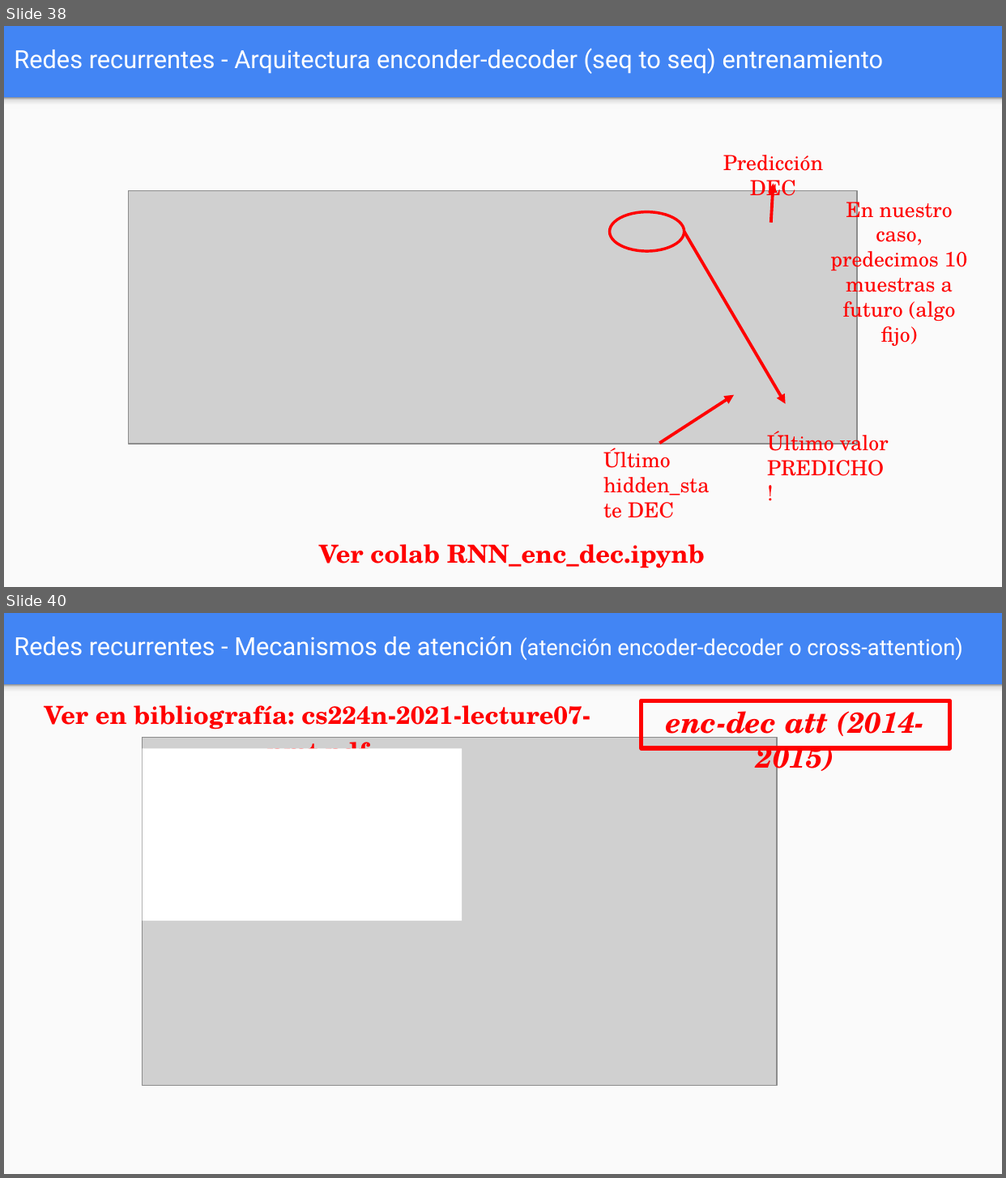
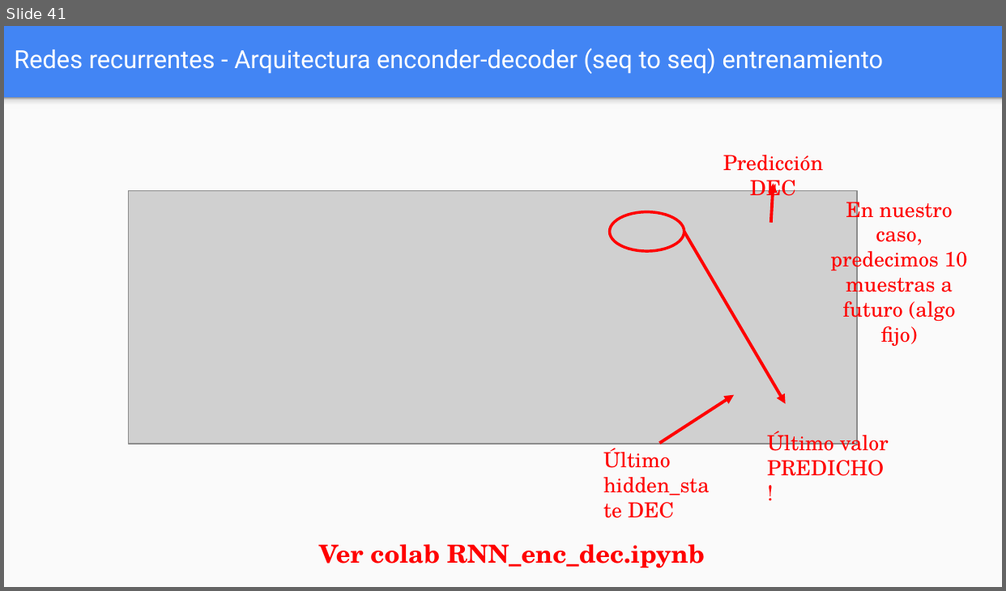
Before and after one commit to FIUBA-Posgrado-Inteligencia-Artificial/aprendizaje_profundo, a slide deck: clase_6/teoria/Clase_6.pptx. Shown one above the other, each under a label of ours: slides 38 and 40 before the commit, slide 41 after it; the slides between them are not shown. The pictures are 1006x1178 and 1006x591 pixels, drawn with LibreOffice and Linux fonts; fonts in the diff are those of the drawing; grey boxes stand for pictures. Boxes give left, top, right and bottom in pixels: in the first picture for what was removed or moved away, otherwise in the second. Text is boxed around its words. In the diff, an @@ line names an element or a change of style, - is before the commit and + after.

```diff
--- a/clase_6/teoria/Clase_6.pptx
+++ b/clase_6/teoria/Clase_6.pptx
@@ slide 40 removed at box(4, 613, 1002, 1174), background #4285F4; not listed: 2 template elements that a slide beside it also shows @@
@@ title removed at box(14, 636, 963, 660) @@
-Redes recurrentes - Mecanismos de atención (atención encoder-decoder o cross-attention)
@@ text removed at box(93, 636, 887, 656) @@
-Recurrent Neural Network (RNN) – Self Attention!!
@@ text removed at box(44, 705, 590, 749) @@
-Ver en bibliografía: cs224n-2021-lecture07-nmt.pdf
@@ rectangle removed at box(641, 700, 950, 749) @@
-enc-dec att (2014-2015)
@@ picture removed at box(143, 738, 778, 1086) @@
@@ rectangle removed at box(143, 749, 462, 922) @@
@@ picture removed at box(570, 884, 627, 911) @@
@@ what was slide 38 is now slide 41 @@
```
Also in this commit, not shown: 2 slides changed, 3 slides added, 9 other slides removed, 8 other files.
